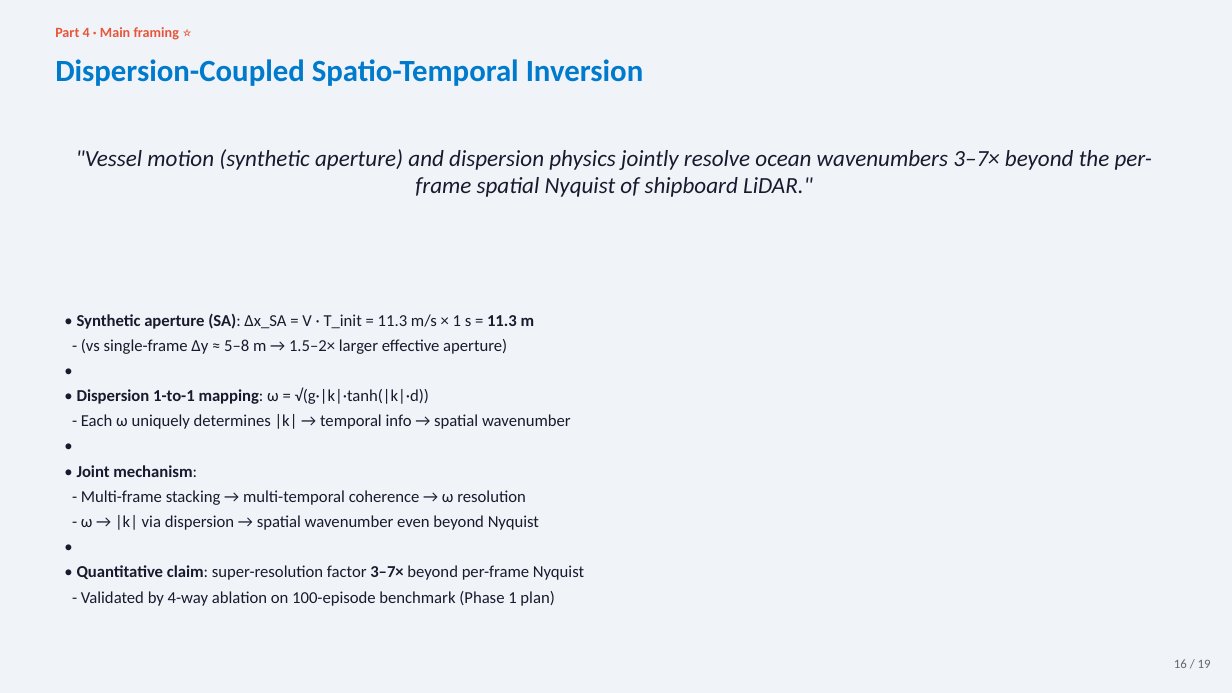
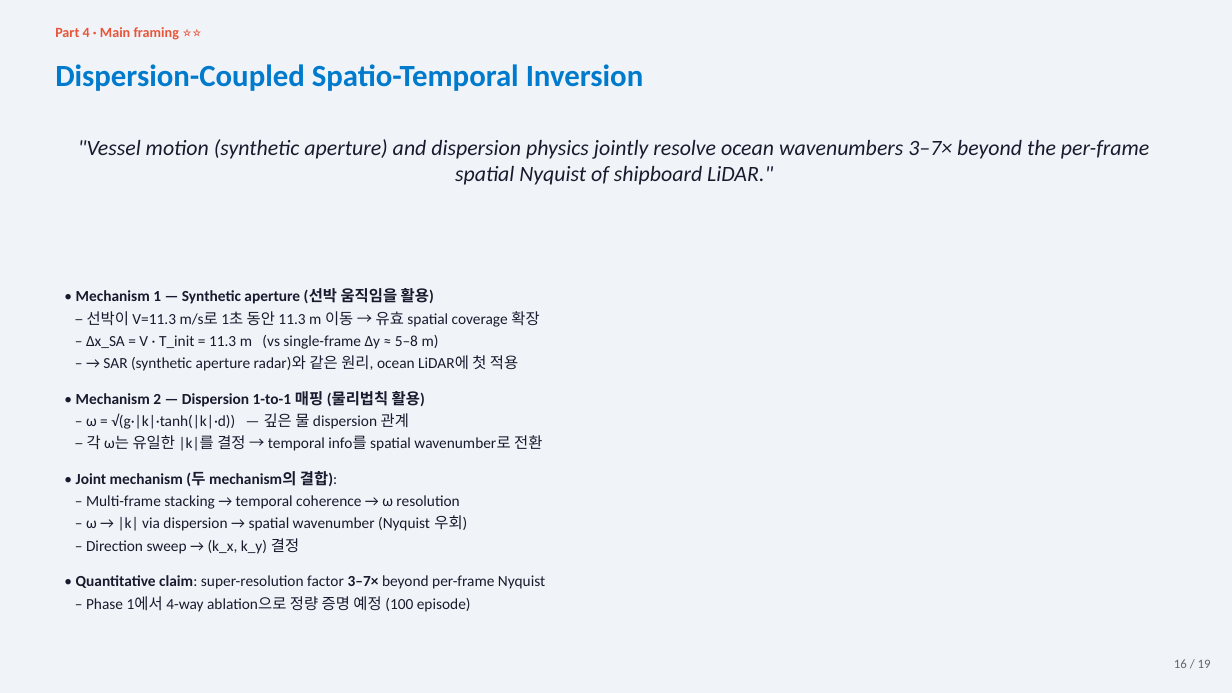
Before and after one commit to SAEYONGPARK94/wavesplat, a slide deck: slide 16 of wavesplat/docs/labmeeting_2026_05_13.pptx. Drawn at 1232x693 pixels with LibreOffice and Linux fonts; fonts in the diff are those of the drawing. Boxes give left, top, right and bottom in pixels: in the first picture for what was removed or moved away, otherwise in the second. Text is boxed around its words. In the diff, an @@ line names an element or a change of style, - is before the commit and + after.

```diff
--- a/wavesplat/docs/labmeeting_2026_05_13.pptx
+++ b/wavesplat/docs/labmeeting_2026_05_13.pptx
@@ text "Dispersion-Coupled Spatio-Temporal Inversion" moved from (x1=55, y1=59, x2=644, y2=86) to (x1=55, y1=64, x2=644, y2=91) @@
@@ text ""Vessel motion (synthetic aperture) and ..." moved from (x1=76, y1=149, x2=1152, y2=197) to (x1=78, y1=139, x2=1149, y2=185) @@
@@ text ""Vessel motion (synthetic aperture) and ..." at (x1=78, y1=139, x2=1149, y2=185): size 18 to 17 pt @@
@@ text "• Mechanism 1 — Synthetic ..." moved from (x1=77, y1=314, x2=584, y2=606) to (x1=76, y1=288, x2=545, y2=612) @@
@@ text at (x1=76, y1=288, x2=542, y2=554): text changed; size 13 to 12 pt @@
-• Synthetic aperture (SA): Δx_SA = V · T_init = 11.3 m/s × 1 s = 11.3 m
-- (vs single-frame Δy ≈ 5–8 m → 1.5–2× larger effective aperture)
-•
-• Dispersion 1-to-1 mapping: ω = √(g·|k|·tanh(|k|·d))
-- Each ω uniquely determines |k| → temporal info → spatial wavenumber
-•
-• Joint mechanism:
-- Multi-frame stacking → multi-temporal coherence → ω resolution
-- ω → |k| via dispersion → spatial wavenumber even beyond Nyquist
-•
+• Mechanism 1 — Synthetic aperture (선박 움직임을 활용)
+– 선박이 V=11.3 m/s로 1초 동안 11.3 m 이동 → 유효 spatial coverage 확장
+– Δx_SA = V · T_init = 11.3 m (vs single-frame Δy ≈ 5–8 m)
+– → SAR (synthetic aperture radar)와 같은 원리, ocean LiDAR에 첫 적용
+• Mechanism 2 — Dispersion 1-to-1 매핑 (물리법칙 활용)
+– ω = √(g·|k|·tanh(|k|·d)) — 깊은 물 dispersion 관계
+– 각 ω는 유일한 |k|를 결정 → temporal info를 spatial wavenumber로 전환
+• Joint mechanism (두 mechanism의 결합):
+– Multi-frame stacking → temporal coherence → ω resolution
+– ω → |k| via dispersion → spatial wavenumber (Nyquist 우회)
+– Direction sweep → (k_x, k_y) 결정
@@ text at (x1=76, y1=575, x2=545, y2=589): size 13 to 12 pt in "• Quantitative claim: super-resolution factor 3–7× beyond ..."; less space between paragraphs @@
@@ text at (x1=86, y1=596, x2=471, y2=612): text changed; size 13 to 12 pt @@
-- Validated by 4-way ablation on 100-episode benchmark (Phase 1 plan)
+– Phase 1에서 4-way ablation으로 정량 증명 예정 (100 episode)
```
Also in this commit, not shown: 24 other slides changed, 1 slide added, 1 slide removed, 2 other files.
